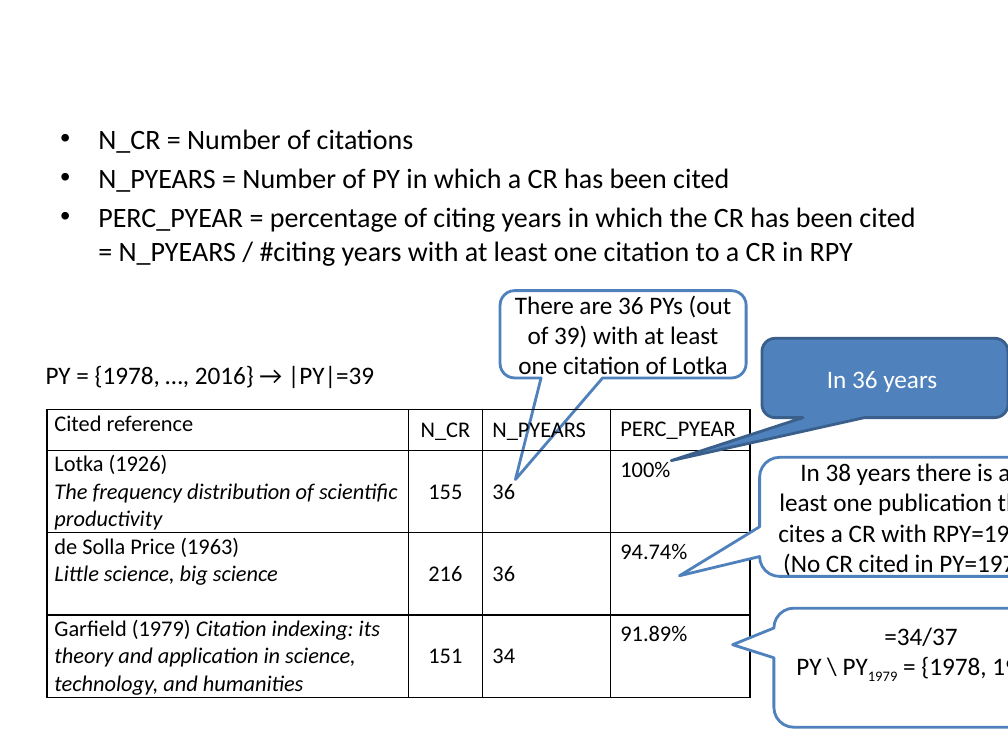
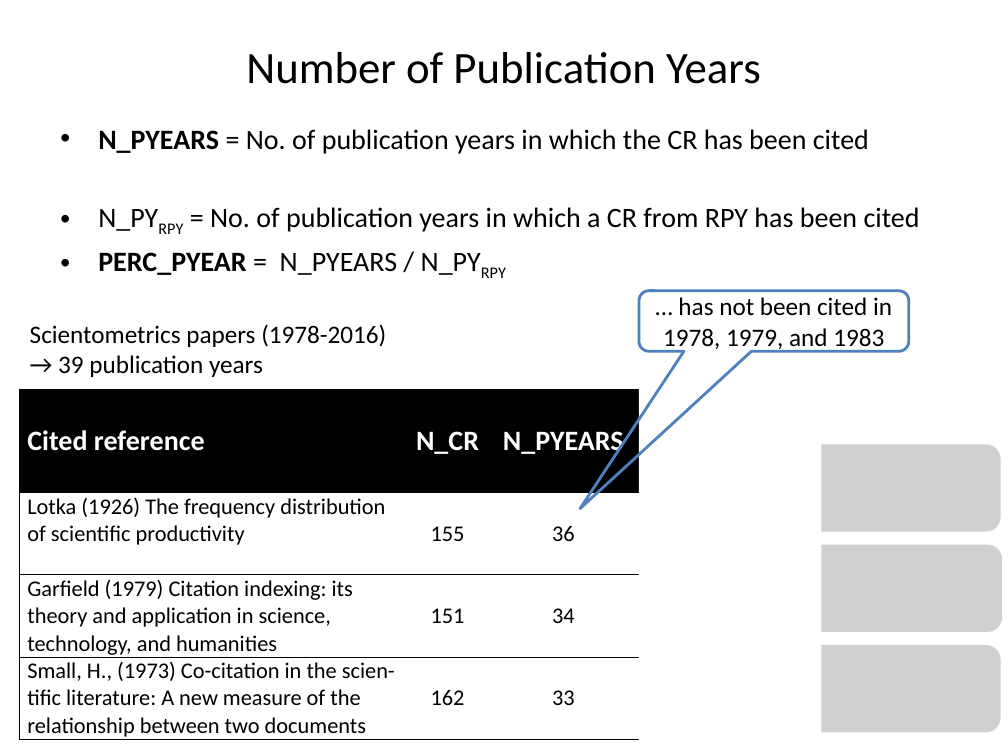
Before and after one commit to andreas-thor/cre, a slide deck: slide 9 of docs/slides/cre_overview.pptx (slide 11 before the commit). Drawn at 1008x756 pixels with LibreOffice and Linux fonts; fonts in the diff are those of the drawing; grey boxes stand for pictures. Boxes give left, top, right and bottom in pixels: in the first picture for what was removed or moved away, otherwise in the second. Text is boxed around its words. In the diff, an @@ line names an element or a change of style, - is before the commit and + after.

```diff
--- a/docs/slides/cre_overview.pptx
+++ b/docs/slides/cre_overview.pptx
@@ title added at [246,52,761,84], 32 pt, text #000000 @@
+Number of Publication Years
@@ text at [98,129,920,275]: text changed @@
-• N_CR = Number of citations
-• N_PYEARS = Number of PY in which a CR has been cited
-• PERC_PYEAR = percentage of citing years in which the CR has been cited
-  = N_PYEARS / #citing years with at least one citation to a CR in RPY
+• N_PYEARS = No. of publication years in which the CR has been cited
+• N_PYRPY = No. of publication years in which a CR from RPY has been cited
+• PERC_PYEAR = N_PYEARS / N_PYRPY
@@ rounded speech box removed at [500,290,746,378] @@
-There are 36 PYs (out of 39) with at least one citation of Lotka
@@ rounded speech box added at [639,290,909,351], outline #4F81BD 2 pt, 18 pt, text #000000 @@
+… has not been cited in 1978, 1979, and 1983
@@ text at [30,324,386,377]: text changed @@
-PY = {1978, …, 2016} → |PY|=39
+Scientometrics papers (1978-2016)
+→ 39 publication years
@@ rounded speech box removed at [762,339,1008,418] @@
-In 36 years
@@ rectangle added at [639,370,822,751], fill #FFFFFF @@
@@ table at [20,390,812,741] @@
-row 3: de Solla Price (1963) Little science, big science | 216 | 36 | 94.74%
+row 4: Small, H., (1973) Co-citation in the scien-tific literature: A new measure of the relationship between two documents | 162 | 33 | 84.62%
@@ size 16 to 20 pt, text colour #000000 to #FFFFFF, bold on in "Cited reference", "N_CR", "N_PYEARS", "PERC_PYEAR" @@
@@ italic off in "The frequency distribution of scientific productivity" @@
@@ alignment left to centre @@
@@ borders changed @@
@@ table: place and size @@
-table at [47,409,751,699]
+table at [20,390,812,741]
@@ picture added at [778,445,1000,532] @@
@@ rounded speech box removed at [760,458,1008,577] @@
-In 38 years there is at least one publication that cites a CR with RPY=1963
-(No CR cited in PY=1978)
@@ picture added at [780,544,1002,632] @@
@@ rounded speech box removed at [774,608,1008,727] @@
-=34/37
-PY \ PY1979 = {1978, 1979}
@@ picture added at [778,645,1000,733] @@
```
Also in this commit, not shown: 3 other slides changed, 3 slides added, 1 slide removed, 1 other file.
